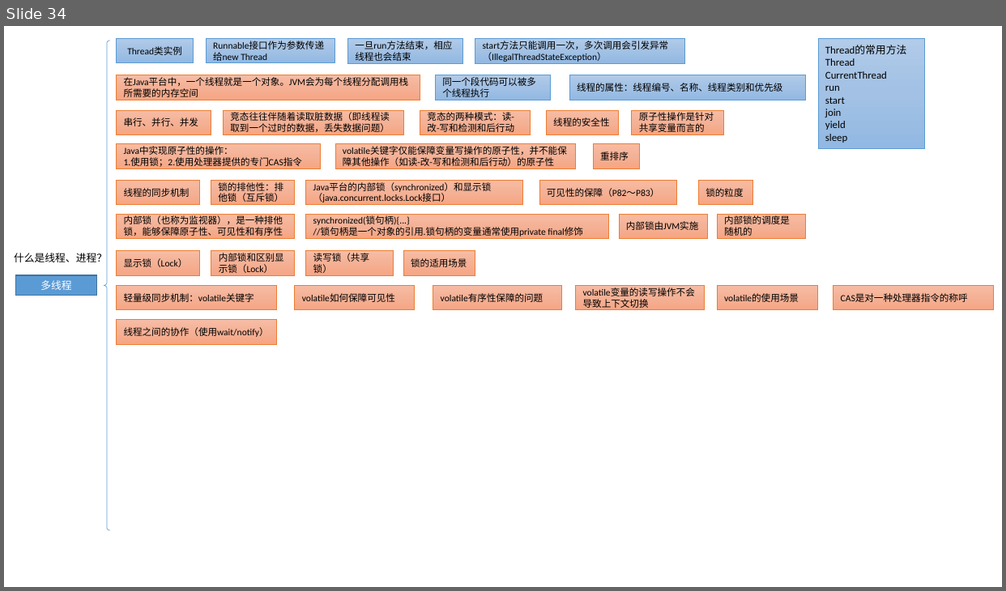
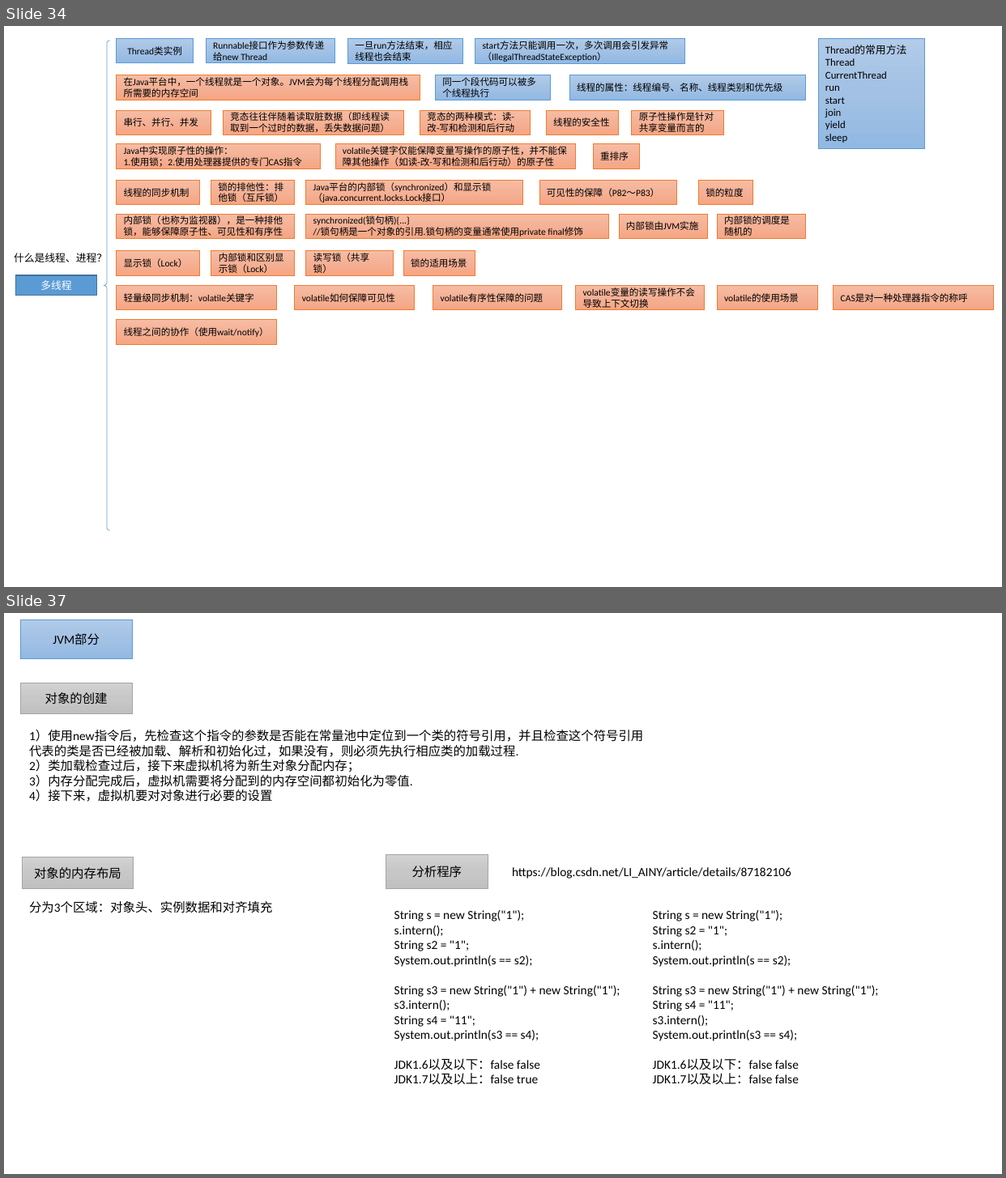
Before and after one commit to nda1992/Reading_Books_Notebook, a slide deck: images/画图PPT.pptx. Shown one above the other, each under a label of ours: slide 34 before the commit, slides 34 and 37 after it; the slides between them are not shown. The pictures are 1006x591 and 1006x1178 pixels, drawn with LibreOffice and Linux fonts; fonts in the diff are those of the drawing. Boxes give left, top, right and bottom in pixels: in the first picture for what was removed or moved away, otherwise in the second. Text is boxed around its words. In the diff, an @@ line names an element or a change of style, - is before the commit and + after.

```diff
--- a/images/画图PPT.pptx
+++ b/images/画图PPT.pptx
@@ slide 37 added at <box>4,613,1002,1174</box>, background #FFFFFF @@
@@ rectangle added at <box>20,619,132,658</box>, fill gradient #B1CBE9 to #A3C1E5 to #93B9E4, outline #5B9BD5 0.5 pt, 12 pt, text #000000 @@
+JVM部分
@@ rectangle added at <box>20,683,132,714</box>, fill gradient #D2D2D2 to #C8C8C8 to #C0C0C0, outline #A5A5A5 0.5 pt, 12 pt, text #000000 @@
+对象的创建
@@ text added at <box>29,730,643,802</box>, 12 pt, text #000000 @@
+1）使用new指令后，先检查这个指令的参数是否能在常量池中定位到一个类的符号引用，并且检查这个符号引用代表的类是否已经被加载、解析和初始化过，如果没有，则必须先执行相应类的加载过程.
+2）类加载检查过后，接下来虚拟机将为新生对象分配内存；
+3）内存分配完成后，虚拟机需要将分配到的内存空间都初始化为零值.
+4）接下来，虚拟机要对对象进行必要的设置
@@ rectangle added at <box>386,855,488,888</box>, fill gradient #D2D2D2 to #C8C8C8 to #C0C0C0, outline #A5A5A5 0.5 pt, 12 pt, text #000000 @@
+分析程序
@@ rectangle added at <box>22,858,134,888</box>, fill gradient #D2D2D2 to #C8C8C8 to #C0C0C0, outline #A5A5A5 0.5 pt, 12 pt, text #000000 @@
+对象的内存布局
@@ text added at <box>512,867,791,879</box>, 12 pt, text #000000 @@
+https://blog.csdn.net/LI_AINY/article/details/87182106
@@ text added at <box>29,901,272,914</box>, 12 pt, text #000000 @@
+分为3个区域：对象头、实例数据和对齐填充
@@ text added at <box>394,910,620,1084</box>, 12 pt, text #000000 @@
+String s = new String("1");
+s.intern();
+String s2 = "1";
+System.out.println(s == s2);
+String s3 = new String("1") + new String("1");
+s3.intern();
+String s4 = "11";
+System.out.println(s3 == s4);
+JDK1.6以及以下：false false
+JDK1.7以及以上：false true
@@ text added at <box>653,910,879,1084</box>, 12 pt, text #000000 @@
+String s = new String("1");
+String s2 = "1";
+s.intern();
+System.out.println(s == s2);
+String s3 = new String("1") + new String("1");
+String s4 = "11";
+s3.intern();
+System.out.println(s3 == s4);
+JDK1.6以及以下：false false
+JDK1.7以及以上：false false
```
Also in this commit, not shown: 13 other slides added, 2 other files.
